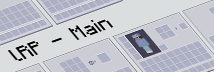
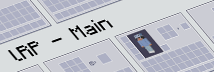
Layer changes from the first 214px x 72px image to the second:
painted on "矩形 14" over [0, 0, 214, 72]